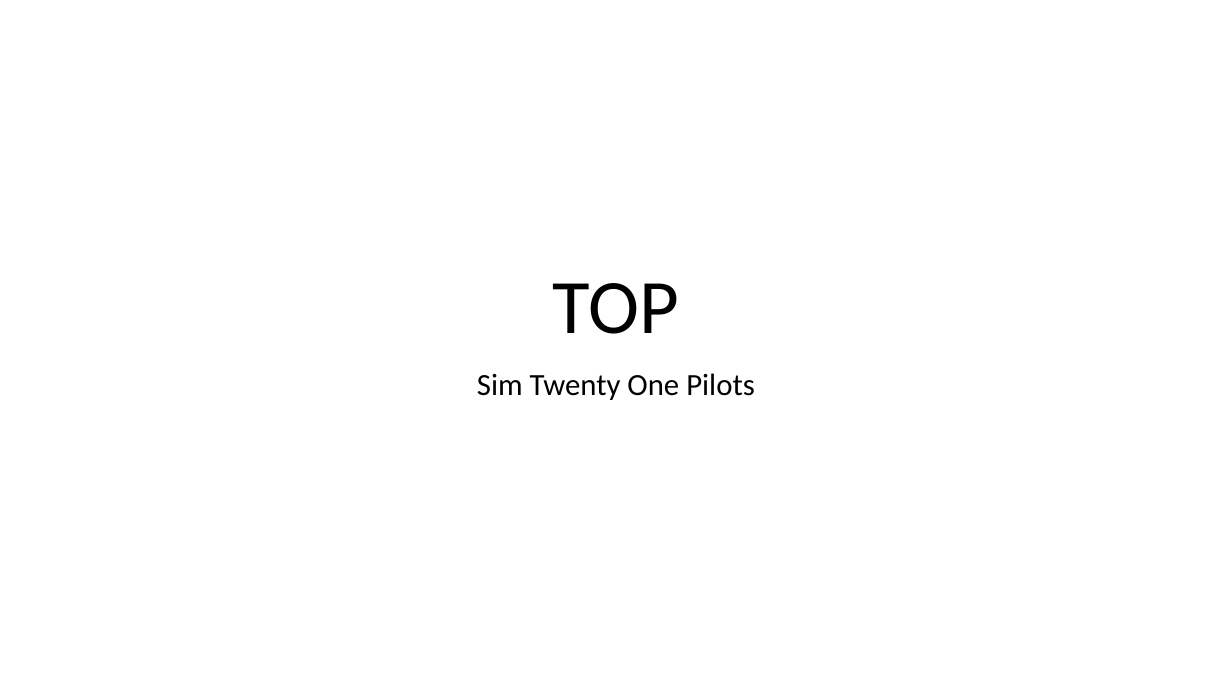
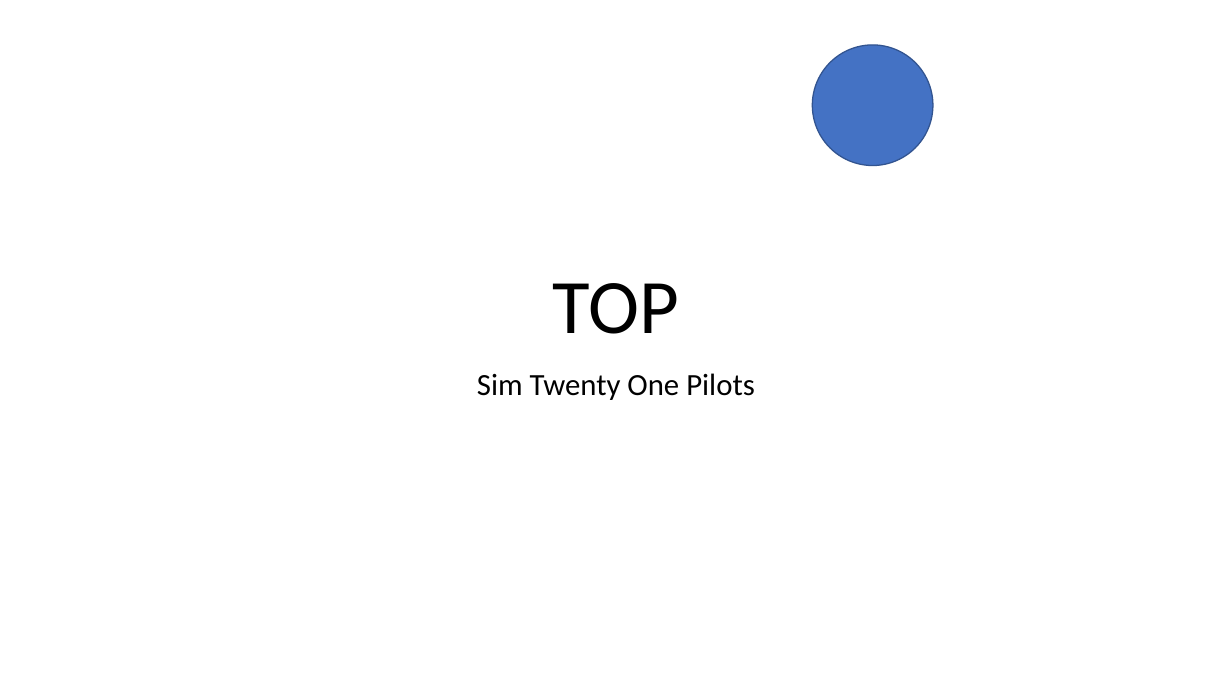
Before and after one commit to Dutra-Pedro/3SIPG-ExemploGit-2024, a slide deck: slide 1 of PastaDocsEngenharia/ProjetoGIT-KickOff.pptx. Drawn at 1232x693 pixels with LibreOffice and Linux fonts; fonts in the diff are those of the drawing. Boxes give left, top, right and bottom in pixels: in the first picture for what was removed or moved away, otherwise in the second. Text is boxed around its words. In the diff, an @@ line names an element or a change of style, - is before the commit and + after.

Commit message:
2a versao do doc para kickoff
ascreditasi que acabo

```diff
--- a/PastaDocsEngenharia/ProjetoGIT-KickOff.pptx
+++ b/PastaDocsEngenharia/ProjetoGIT-KickOff.pptx
@@ ellipse added at bbox=[812, 45, 933, 166], fill #4472C4, outline #325491 1 pt @@
```
